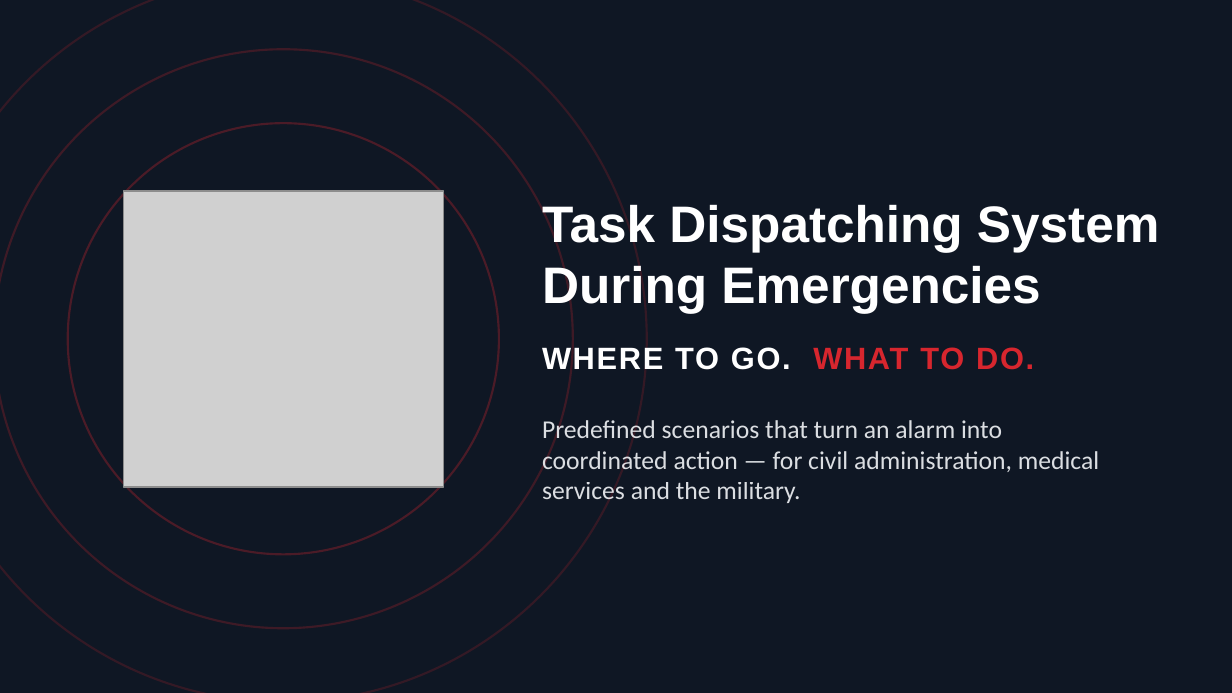
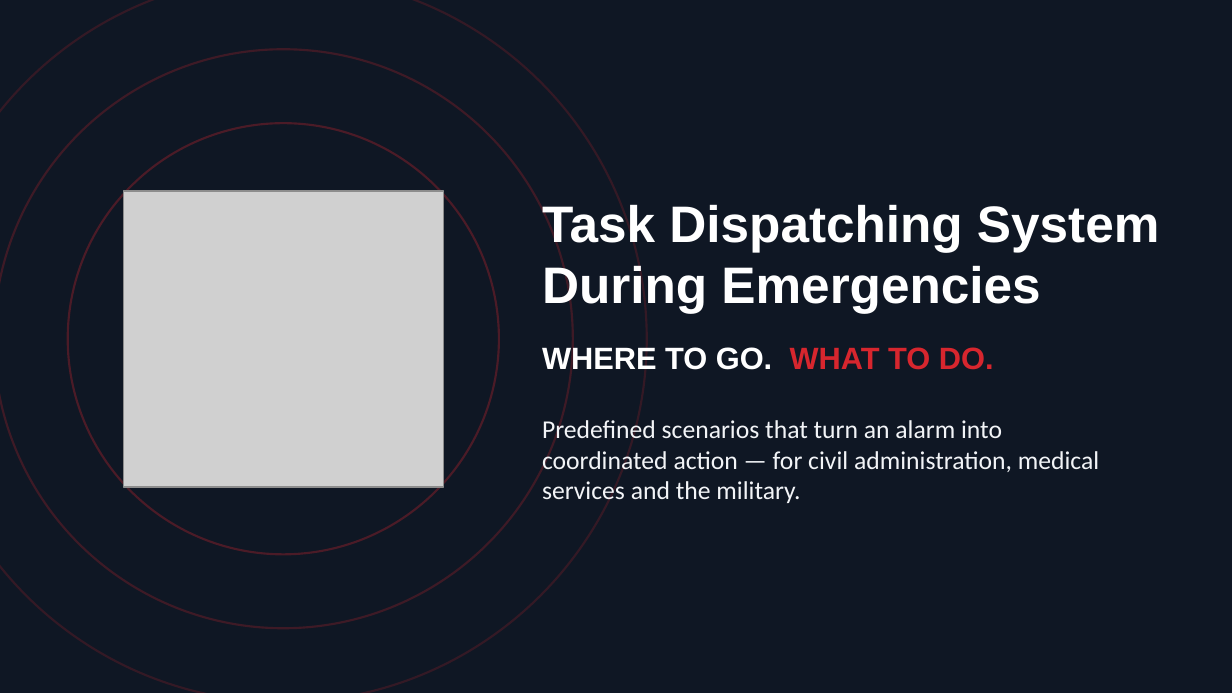
Before and after one commit to PW-ZGS/Wyjec, a slide deck: slide 1 of presentation.pptx. Drawn at 1232x693 pixels with LibreOffice and Linux fonts; fonts in the diff are those of the drawing; grey boxes stand for pictures. Boxes give left, top, right and bottom in pixels: in the first picture for what was removed or moved away, otherwise in the second. Text is boxed around its words. In the diff, an @@ line names an element or a change of style, - is before the commit and + after.

```diff
--- a/presentation.pptx
+++ b/presentation.pptx
@@ text "WHERE TO GO. WHAT TO ..." at bbox=[542, 345, 994, 375]: letter spacing 1 to 0 pt @@
@@ text "Predefined scenarios that turn an ..." at bbox=[542, 417, 1099, 503]: text colour #F2F4F7 at 90% opacity to #F2F4F7 @@
```
Also in this commit, not shown: 8 other slides changed, 1 slide removed.
